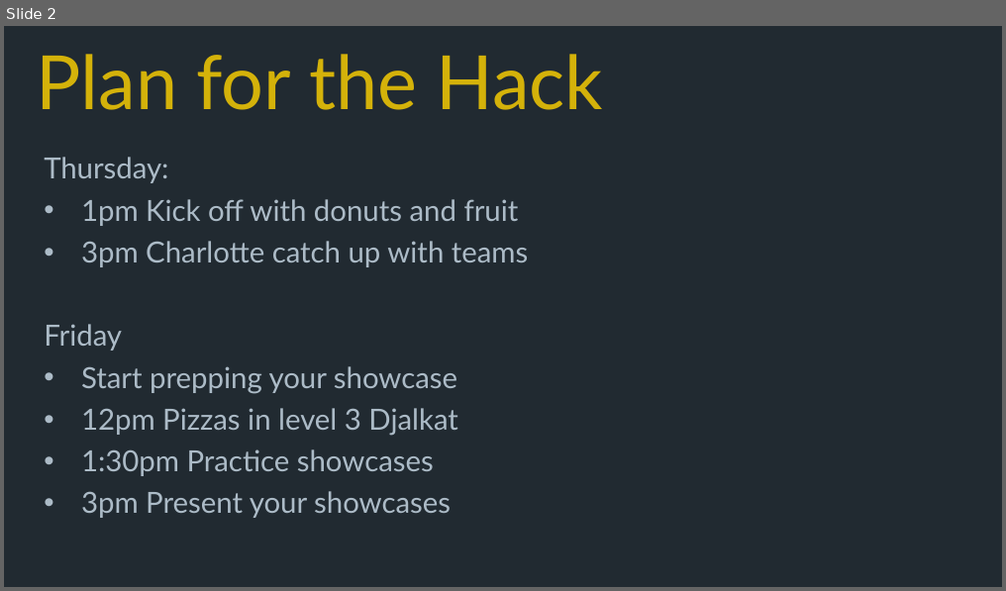
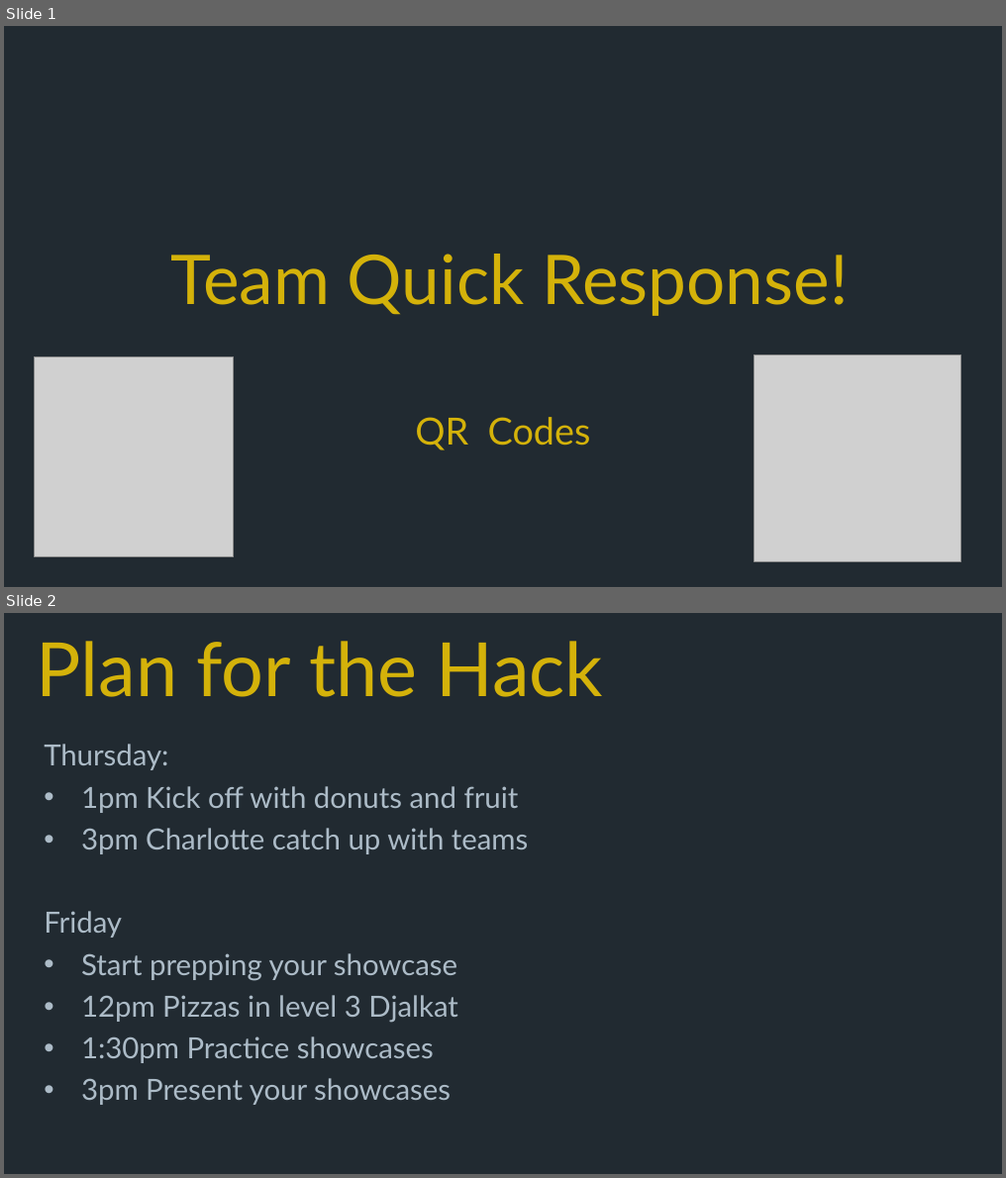
Before and after one commit to aaronrac/qrcodehackday, a slide deck: documents/RAC - Hackathon - QRCodes - Team Quick Response.pptx. Shown one above the other, each under a label of ours: slide 2 before the commit, slides 1 and 2 after it. The pictures are 1006x591 and 1006x1178 pixels, drawn with LibreOffice and Linux fonts; fonts in the diff are those of the drawing; grey boxes stand for pictures. Boxes give left, top, right and bottom in pixels: in the first picture for what was removed or moved away, otherwise in the second. Text is boxed around its words. In the diff, an @@ line names an element or a change of style, - is before the commit and + after.

```diff
--- a/documents/RAC - Hackathon - QRCodes - Team Quick Response.pptx
+++ b/documents/RAC - Hackathon - QRCodes - Team Quick Response.pptx
@@ slide 1 added at [4, 26, 1002, 587], background #212A31 @@
@@ title added at [171, 254, 848, 316], 66 pt, text #D4B20A @@
+Team Quick Response!
@@ picture added at [34, 358, 234, 558] @@
@@ picture added at [754, 356, 960, 562] @@
@@ text added at [415, 417, 591, 451], 36 pt, text #D4B20A @@
+QR Codes
```
Also in this commit, not shown: 5 other slides added, 1 slide removed, 2 other files.
